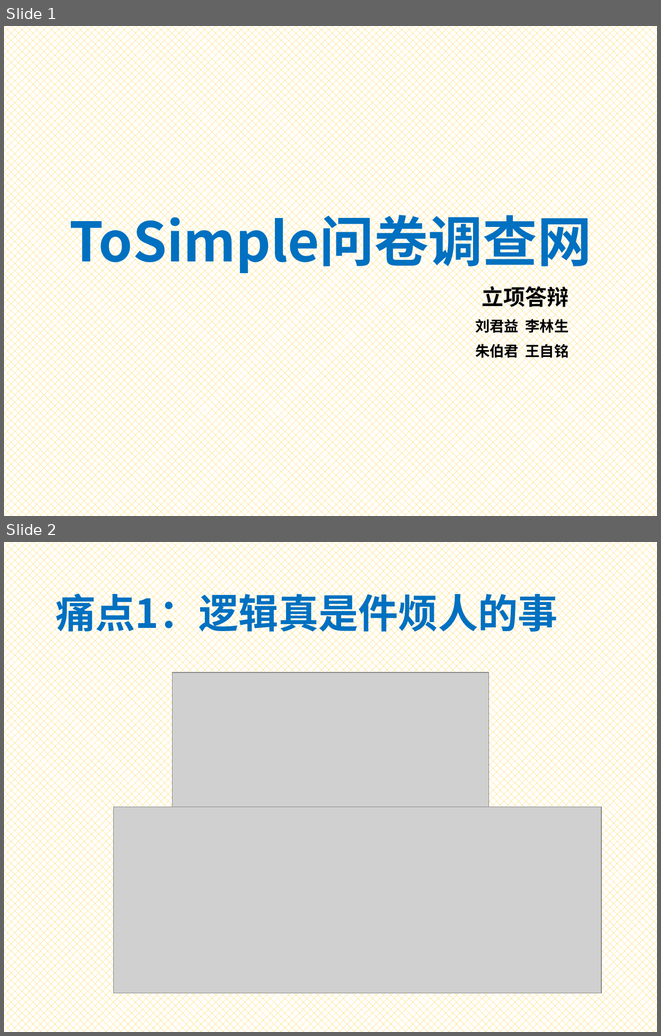
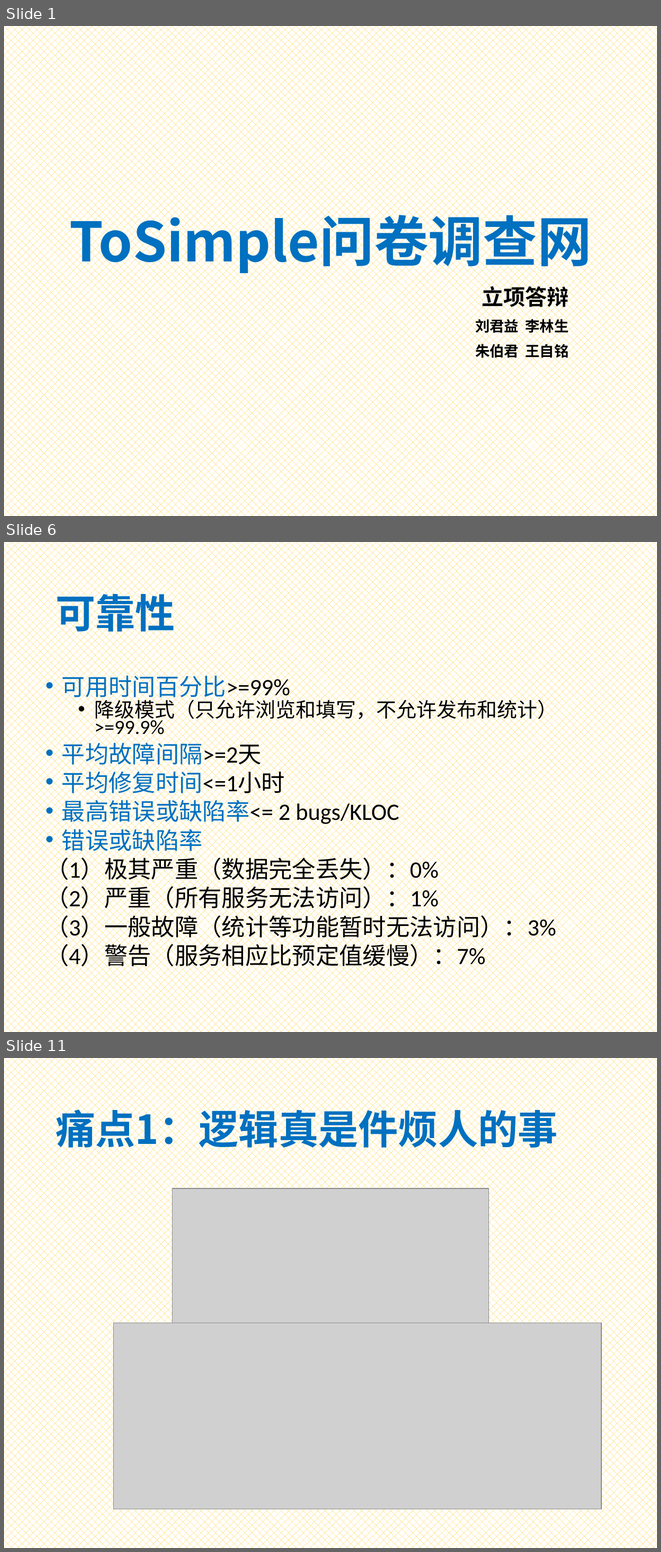
Before and after one commit to Bonjourz/to-simple, a slide deck: Presentation2 Template.pptx. Shown one above the other, each under a label of ours: slides 1 and 2 before the commit, slides 1, 6 and 11 after it; the slides between them are not shown. The pictures are 661x1036 and 661x1552 pixels, drawn with LibreOffice and Linux fonts; fonts in the diff are those of the drawing; grey boxes stand for pictures. Boxes give left, top, right and bottom in pixels: in the first picture for what was removed or moved away, otherwise in the second. Text is boxed around its words. In the diff, an @@ line names an element or a change of style, - is before the commit and + after.

```diff
--- a/Presentation2 Template.pptx
+++ b/Presentation2 Template.pptx
@@ slide 6 added at bbox=[4, 542, 657, 1032], background pattern #FFC000 on #FFFFFF @@
@@ title added at bbox=[55, 588, 175, 638], 44 pt, text #0070C0, bold @@
+可靠性
@@ text added at bbox=[45, 671, 557, 970], 25.9 pt, text #000000 @@
+• 可用时间百分比>=99%
+  • 降级模式（只允许浏览和填写，不允许发布和统计）>=99.9%
+• 平均故障间隔>=2天
+• 平均修复时间<=1小时
+• 最高错误或缺陷率<= 2 bugs/KLOC
+• 错误或缺陷率
+（1）极其严重（数据完全丢失）：0%
+（2）严重（所有服务无法访问）：1%
+（3）一般故障（统计等功能暂时无法访问）：3%
+（4）警告（服务相应比预定值缓慢）：7%
@@ what was slide 2 is now slide 11 @@
```
Also in this commit, not shown: 2 slides changed, 18 other slides added, 6 slides removed.
